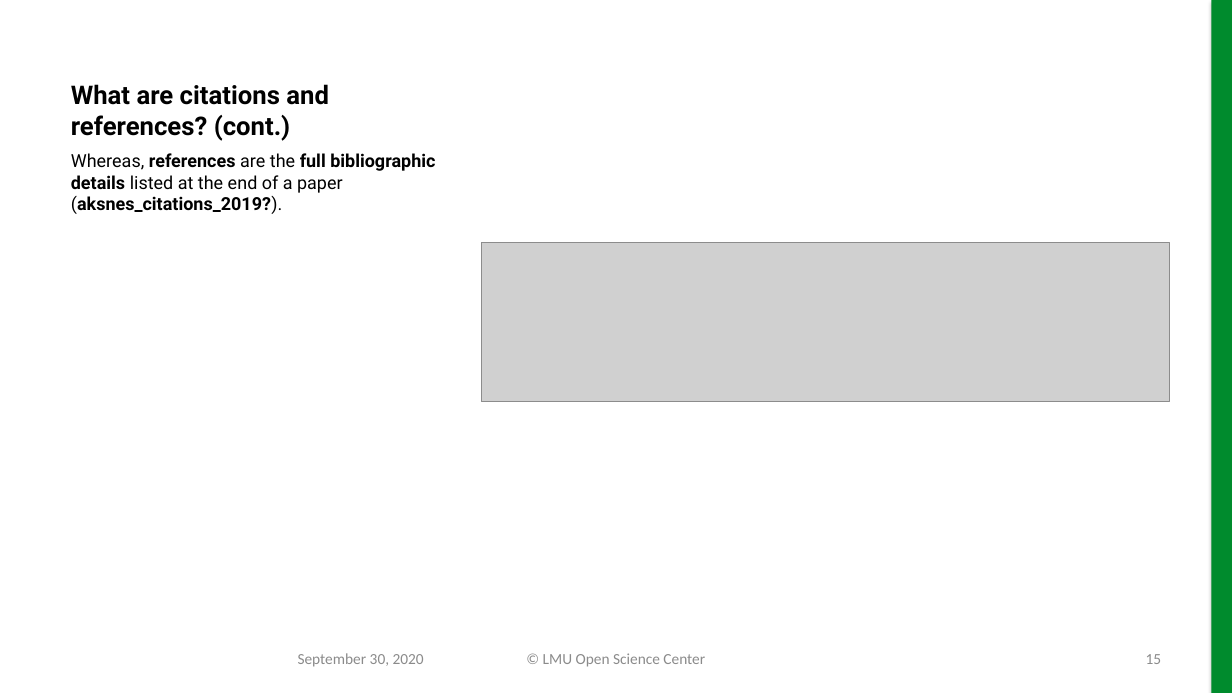
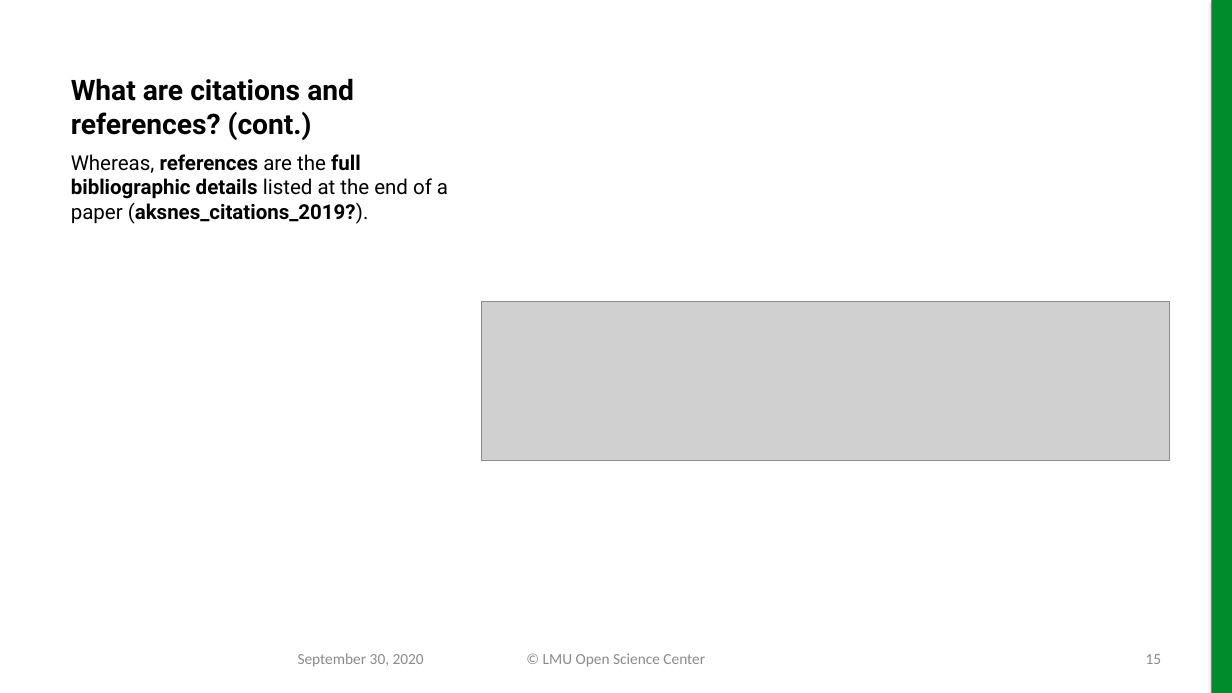
Before and after one commit to lmu-osc/slides-zenodo, a slide deck: slide 15 of working-output.pptx. Drawn at 1232x693 pixels with LibreOffice and Linux fonts; fonts in the diff are those of the drawing; grey boxes stand for pictures; background and template pictures are left out. Boxes give left, top, right and bottom in pixels: in the first picture for what was removed or moved away, otherwise in the second. Text is boxed around its words. In the diff, an @@ line names an element or a change of style, - is before the commit and + after.

```diff
--- a/working-output.pptx
+++ b/working-output.pptx
@@ title "What are citations and references? ..." at box(71, 78, 354, 140): size 20 to 22 pt @@
@@ text "Whereas, references are the full ..." at box(71, 154, 448, 224): size 14 to 16 pt @@
@@ picture: place and size @@
-picture at box(482, 242, 1169, 401)
+picture at box(482, 301, 1169, 460)
```
Also in this commit, not shown: 6 other slides changed, 11 other files.
